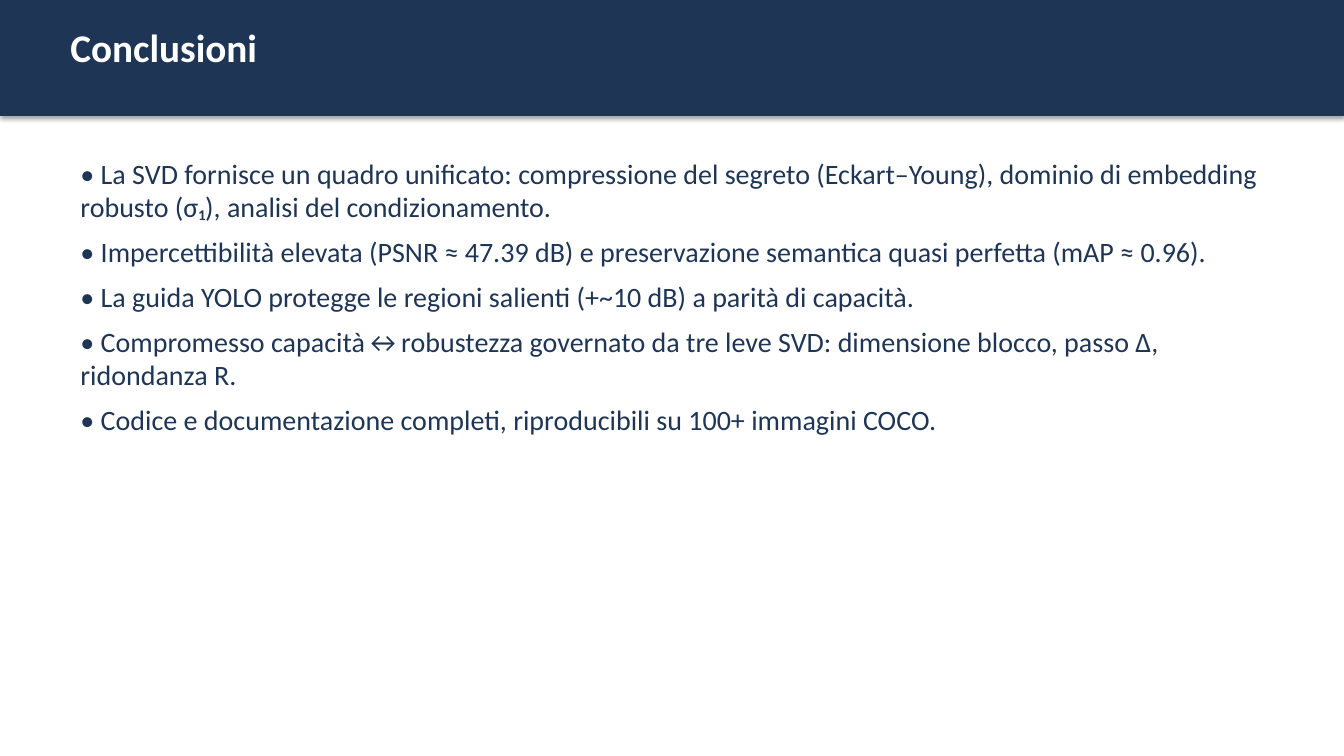
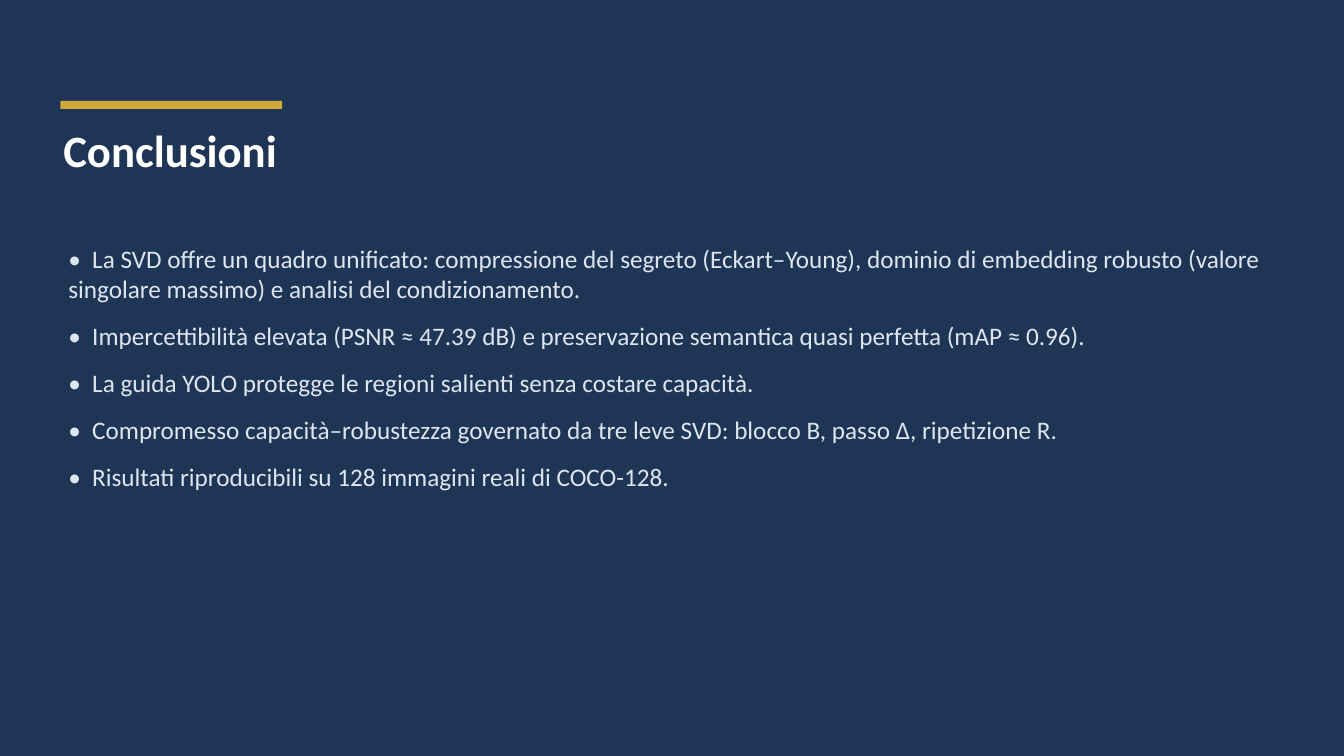
Before and after one commit to elmachico01/SVD_Claude, a slide deck: slide 13 of docs/presentazione.pptx (slide 16 before the commit). Drawn at 1344x756 pixels with LibreOffice and Linux fonts; fonts in the diff are those of the drawing. Boxes give left, top, right and bottom in pixels: in the first picture for what was removed or moved away, otherwise in the second. Text is boxed around its words. In the diff, an @@ line names an element or a change of style, - is before the commit and + after.

```diff
--- a/docs/presentazione.pptx
+++ b/docs/presentazione.pptx
@@ rectangle: place and size @@
-rectangle at bbox=[0, 0, 1344, 116]
+rectangle at bbox=[0, 0, 1344, 756]
@@ rectangle at bbox=[0, 0, 1344, 756]: shadow off @@
@@ rectangle added at bbox=[60, 101, 282, 109], fill #CFA83C @@
@@ text "Conclusioni": place and size @@
-text "Conclusioni" at bbox=[70, 34, 257, 63]
+text "Conclusioni" at bbox=[63, 135, 276, 168]
@@ text "Conclusioni" at bbox=[63, 135, 276, 168]: size 28 to 32 pt @@
@@ text "• La SVD offre un ...": place and size @@
-text "• La SVD offre un ..." at bbox=[80, 163, 1257, 435]
+text "• La SVD offre un ..." at bbox=[68, 250, 1259, 491]
@@ text at bbox=[68, 250, 1259, 303]: text changed; size 20 to 18 pt; text colour #1F3555 to #DDE6F0 @@
-• La SVD fornisce un quadro unificato: compressione del segreto (Eckart–Young), dominio di embedding robusto (σ₁), analisi del condizionamento.
+• La SVD offre un quadro unificato: compressione del segreto (Eckart–Young), dominio di embedding robusto (valore singolare massimo) e analisi del condizionamento.
@@ text at bbox=[92, 327, 1085, 349]: size 20 to 18 pt, text colour #1F3555 to #DDE6F0 in "• Impercettibilità elevata (PSNR ≈ 47.39 dB) ..."; more space between paragraphs @@
@@ text at bbox=[92, 374, 1057, 491]: text changed; size 20 to 18 pt; text colour #1F3555 to #DDE6F0 @@
-• La guida YOLO protegge le regioni salienti (+~10 dB) a parità di capacità.
-• Compromesso capacità↔robustezza governato da tre leve SVD: dimensione blocco, passo Δ, ridondanza R.
-• Codice e documentazione completi, riproducibili su 100+ immagini COCO.
+• La guida YOLO protegge le regioni salienti senza costare capacità.
+• Compromesso capacità–robustezza governato da tre leve SVD: blocco B, passo Δ, ripetizione R.
+• Risultati riproducibili su 128 immagini reali di COCO-128.
```
Also in this commit, not shown: 7 other slides changed, 5 slides added, 8 slides removed, 5 other files.
